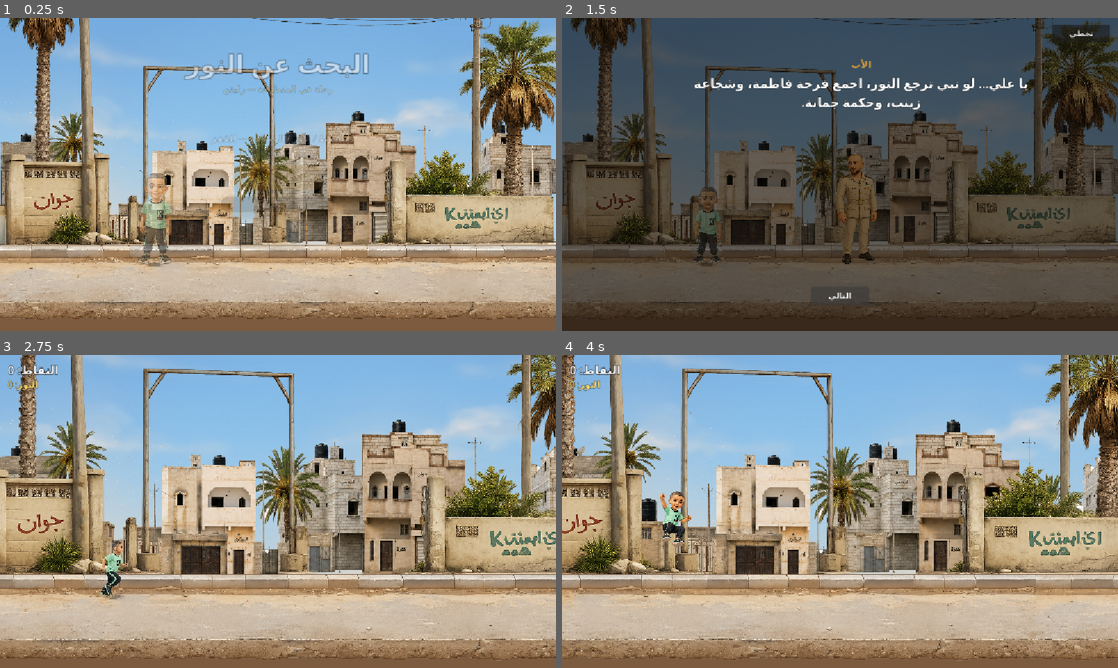
Above: before the commit, frames 1-4 (two rows, left to right).
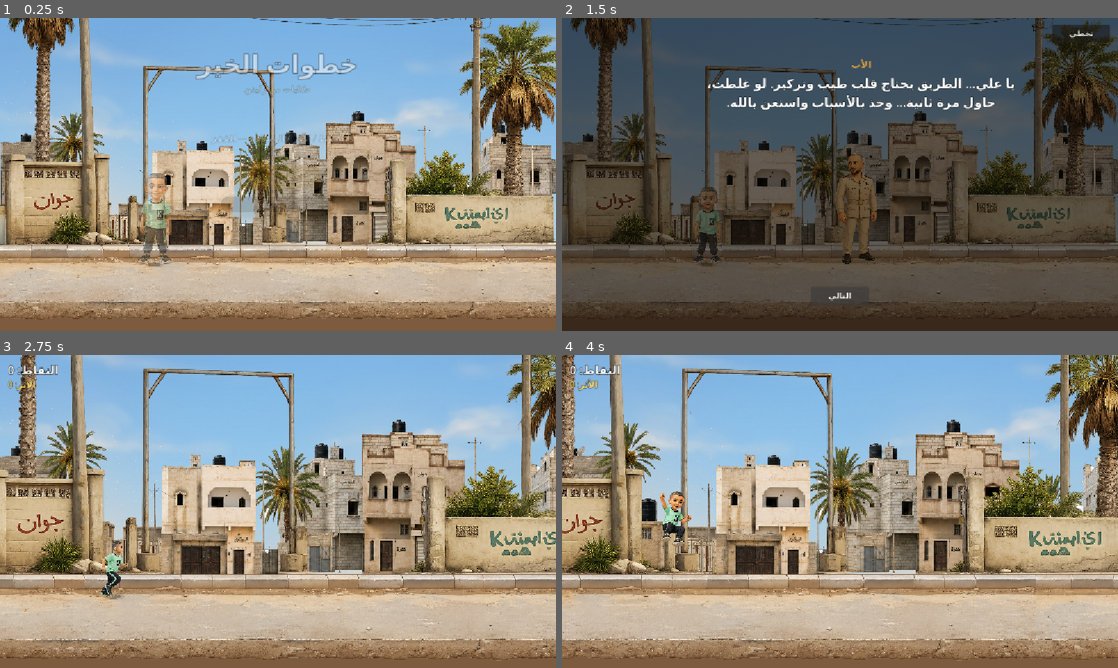
Above: after the commit, the same moments.

Repository: HamzaJwan/Ali-s-Runner
Game: Godot game, scene res://scenes/Main.tscn
The game is run twice, just before and just after one commit, with the same random seed, the same clock (stepped at 60 frames per second) and the same inputs.
Inputs (mouse positions are in pixels of both pictures, inside the frame that each line leads up to):
- Up to frame 1 (0.25 s): no input
- Up to frame 2 (1.5 s): click "ابدأ اللعب" at 0.5 s; click "التالي" at 1.25 s
- Up to frame 3 (2.75 s): click "تخطي" at 2 s
- Up to frame 4 (4 s): tap Enter (ui_accept) at 2.75, 3.02, 3.77 s; move the mouse to (962, 495) at 2.77 s; click (962, 495) at 2.92 s; move the mouse to (728, 527) at 3.52 s; click (728, 527) at 3.67 s

The runs differ from the first frame. In frame 1, 1.4% of the frame differs, in the area x 33-67%, y 11-25%; in frame 2, 1.8%, in the area x 23-84%, y 19-30%; in frame 3, less than 0.1%; in frame 4, less than 0.1%.

Commit message:
story: refactor game values around good deeds and effort
Public title: خطوات الخير — حكايات من زليتن
Core message: كل خطوة طيبة تترك أثرًا.

Story reoriented from "النور as a magical force" to الأثر الطيب /
good deeds and effort, teaching: trying again after mistakes,
الأخذ بالأسباب, الاستعانة بالله, kind words, family cooperation,
respect for parents — through play and warmth, not lectures.

In-game text changes:
- Collectible UI: "النور: N" → "الأثر: N"
- Game Over count: "النور الذي جمعته" → "الأثر الذي تركته"
- Intro: narrator sets scene without "نور البيت يضعف" magic;
  father frames effort and tawakkul; Ali commits to trying again.
- Father ending: "وجبت النور معاك" → "خطواتك تركت أثرًا";
  Ali: "الأثر ما يكون إلا بالمحاولة"; Father: "يترك أثرًا طيبًا".
- Fatima Ali line: removes "نورك قريب" → family warmth framing.
- Game Over before checkpoint: reframed with "خذ بالأسباب".

No physics, scores, thresholds, rewards logic, or asset filenames changed.
VALUES_SMOKE=PASS, 0 failures.

Docs: STORY_PLAN rewritten with values table and full series arc (4 levels
+ finale). LEVEL_2_PLAN updated: Level 2 = "جمانة وأثر الكلمة" (kind
words, wisdom, patience at Zliten harbour). FUTURE_FEATURE_BACKLOG and
AI_GAME_ROADMAP updated with series arc. LEVEL_1_GOLD_CHECKLIST adds
OWNER_STORY_APPROVAL_REQUIRED gate.

Co-Authored-By: Claude Sonnet 4.6 <noreply@anthropic.com>

Diff:
--- a/scenes/Main.tscn
+++ b/scenes/Main.tscn
@@ -263,7 +263,7 @@
 theme_override_font_sizes/font_size = 52
 theme_override_constants/outline_size = 7
 theme_override_colors/font_outline_color = Color(0, 0, 0, 0.75)
-text = "البحث عن النور"
+text = "خطوات الخير"
 horizontal_alignment = 1
 text_direction = 3
 language = "ar"
@@ -277,7 +277,7 @@
 theme_override_constants/outline_size = 4
 theme_override_colors/font_color = Color(1, 0.94, 0.72, 0.82)
 theme_override_colors/font_outline_color = Color(0, 0, 0, 0.7)
-text = "رحلة في المنطرحة — زليتن"
+text = "حكايات من زليتن"
 horizontal_alignment = 1
 text_direction = 3
 language = "ar"
@@ -412,7 +412,7 @@
 theme_override_constants/outline_size = 4
 theme_override_colors/font_outline_color = Color(0, 0, 0, 0.75)
 theme_override_colors/font_color = Color(1, 0.86, 0.42, 1)
-text = "النور: 0"
+text = "الأثر: 0"
 text_direction = 3
 language = "ar"
 
@@ -600,7 +600,7 @@
 theme_override_constants/outline_size = 3
 theme_override_colors/font_color = Color(1.0, 0.88, 0.38, 1.0)
 theme_override_colors/font_outline_color = Color(0, 0, 0, 0.6)
-text = "النور الذي جمعته: 0"
+text = "الأثر الذي تركته: 0"
 horizontal_alignment = 1
 text_direction = 3
 language = "ar"
@@ -906,7 +906,7 @@
 clip_text = true
 theme_override_colors/font_color = Color(0.96, 0.96, 0.92, 1)
 theme_override_font_sizes/font_size = 22
-text = "فاطمة… لقيتك. كنت عارف إن نورك قريب يا فاطمة."
+text = "فاطمة! ضحكتك تذكّرني إن الطريق أهون بالعيلة."
 horizontal_alignment = 1
 vertical_alignment = 1
 autowrap_mode = 2
--- a/scripts/main.gd
+++ b/scripts/main.gd
@@ -66,17 +66,17 @@
 const INTRO_LINES := [
 	{
 		"speaker": "الراوي",
-		"text": "في شارع المنطرحة بزليتن… بدأ نور البيت يضعف.",
+		"text": "في شارع المنطرحة بزليتن… وقف علي مستعدًا للرحلة.",
 		"speaker_visual": "narrator",
 	},
 	{
 		"speaker": "الأب",
-		"text": "يا علي… لو تبي ترجع النور، اجمع فرحة فاطمة، وشجاعة زينب، وحكمة جمانة.",
+		"text": "يا علي… الطريق يحتاج قلب طيب وتركيز. لو غلطت، حاول مرة ثانية… وخذ بالأسباب واستعن بالله.",
 		"speaker_visual": "father",
 	},
 	{
 		"speaker": "علي",
-		"text": "حاضر يا بابا… بنوصل للنهاية.",
+		"text": "حاضر يا بابا… بنمشي خطوة خطوة، ولو وقعنا بنقوم ونحاول.",
 		"speaker_visual": "ali",
 	},
 ]
@@ -840,7 +840,7 @@
 
 
 func _update_light_shard_label() -> void:
-	light_shard_label.text = "النور: %d" % collectible_count
+	light_shard_label.text = "الأثر: %d" % collectible_count
 
 
 func _on_obstacle_hit() -> void:
@@ -916,7 +916,7 @@
 		game_over_message.text = ENCOUNTER_DATA.rtl_safe(checkpoint_config["game_over_line"])
 		retry_button.visible = true
 
-	game_over_light_count.text = "النور الذي جمعته: %d" % collectible_count
+	game_over_light_count.text = "الأثر الذي تركته: %d" % collectible_count
 
 	var card: Node = game_over_panel.get_node("GameOverCard")
 	game_over_panel.modulate.a = 0.0
--- a/scripts/story/encounter_data.gd
+++ b/scripts/story/encounter_data.gd
@@ -17,7 +17,7 @@
 const ARRIVAL_ENTER := "enter"
 
 const GAME_OVER_BEFORE_CHECKPOINT := \
-	"الطريق ما زال في بدايته يا علي… حاول مرة ثانية."
+	"الخسارة مش نهاية الطريق. ركّز، وخذ بالأسباب، وحاول مرة ثانية."
 
 const FATIMA_REWARD_BONUS := 5
 
@@ -38,13 +38,13 @@
 			{"role": ROLE_HELPER, "text": "آآ… علي! ⭐"},
 			{
 				"role": ROLE_ALI,
-				"text": "فاطمة… لقيتك. كنت عارف إن نورك قريب يا فاطمة.",
+				"text": "فاطمة! ضحكتك تذكّرني إن الطريق أهون بالعيلة.",
 			},
 			{"role": ROLE_REWARD, "text": "حصلت على نجمة الفرح."},
 		],
 		"reward_text": "حصلت على نجمة الفرح.",
 		"game_over_line": \
-			"نجمة فاطمة ما زالت تنور لك الطريق… ارجع وحاول من جديد.",
+			"فرحة فاطمة مازالت معاك… ارجع وحاول من جديد.",
 	},
 	ZAINAB: {
 		"character_id": ZAINAB,
@@ -110,10 +110,10 @@
 		"dialogue_steps": [
 			{
 				"role": ROLE_HELPER,
-				"text": "أحسنت يا علي… وصلت وجبت النور معاك.",
+				"text": "أحسنت يا علي… وصلت وخطواتك تركت أثرًا.",
 			},
-			{"role": ROLE_ALI, "text": "النور طلع فينا نحنا."},
-			{"role": ROLE_HELPER, "text": "بالضبط… البيت ينور بأهله."},
+			{"role": ROLE_ALI, "text": "الأثر ما يكون إلا بالمحاولة يا بابا."},
+			{"role": ROLE_HELPER, "text": "بالضبط… اللي يحاول ويقوم مرة ثانية يترك أثرًا طيبًا."},
 			{
 				"role": ROLE_REWARD,
 				"text": "اكتملت الرحلة — المنطرحة، زليتن.",
Not shown, changed: docs/AI_GAME_ROADMAP.md
Not shown, changed: docs/AUTOPILOT_PROGRESS.md
Not shown, changed: docs/FUTURE_FEATURE_BACKLOG.md
Not shown, changed: docs/LEVEL_1_GOLD_CHECKLIST.md
Not shown, changed: docs/LEVEL_2_PLAN.md
Not shown, changed: docs/STORY_PLAN.md
